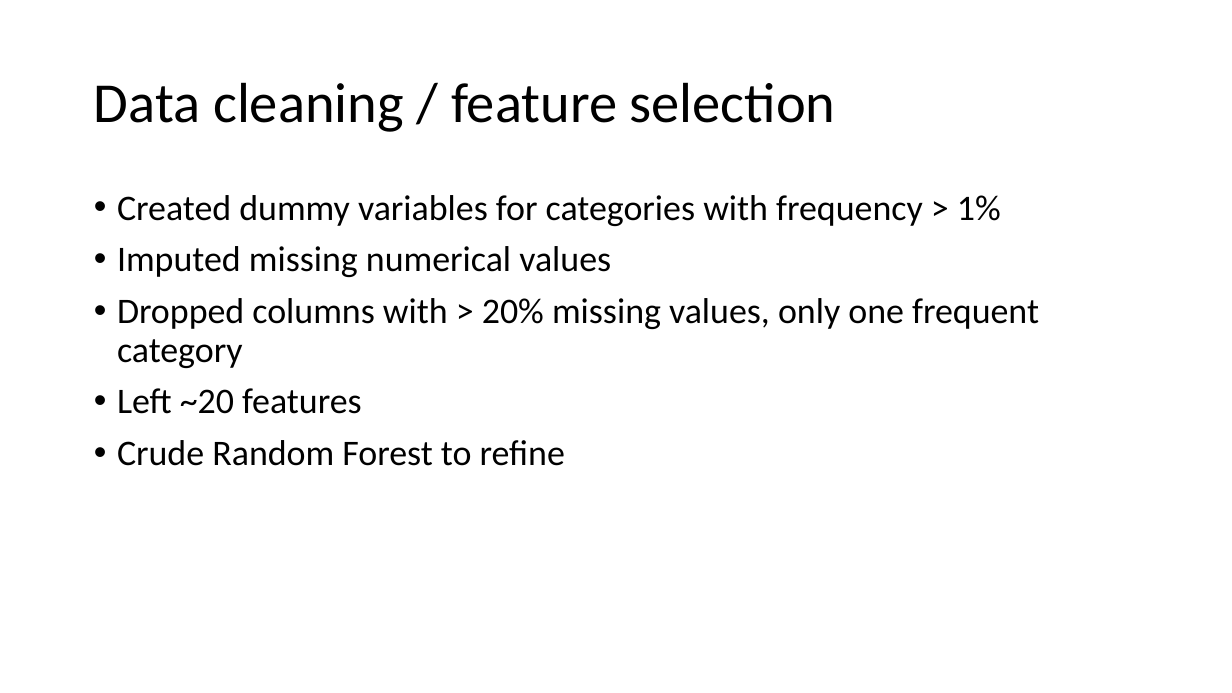
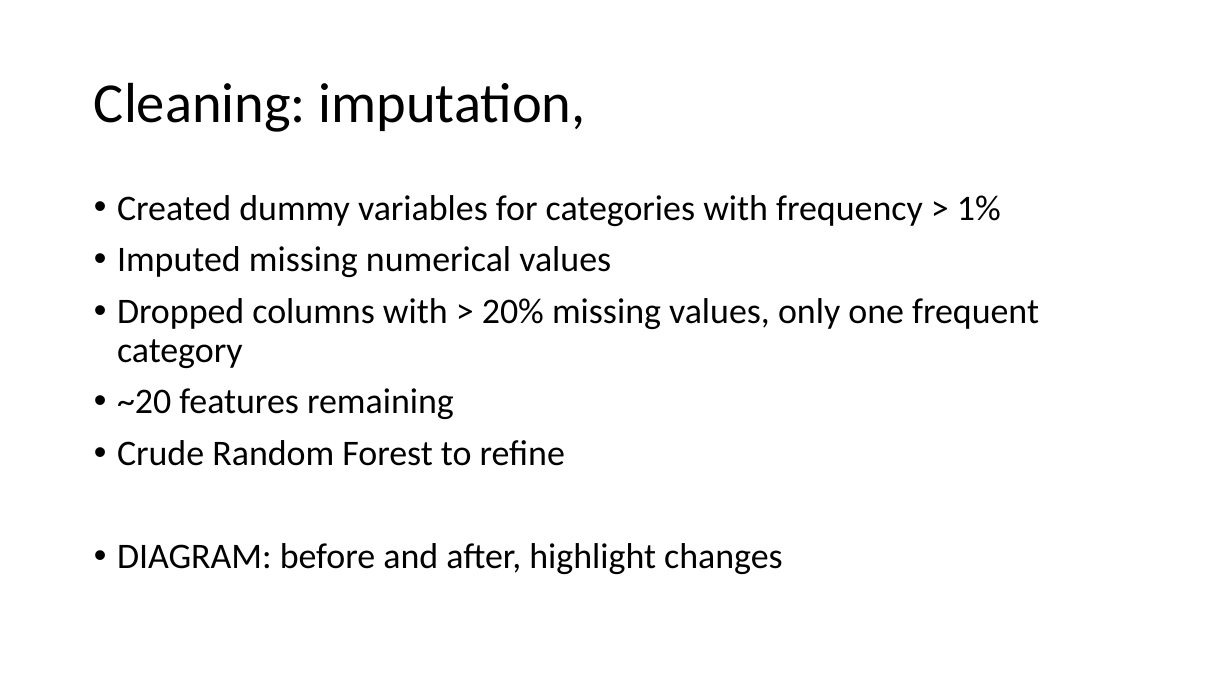
Before and after one commit to TheErdosInstitute-Summer2025-Project/aviation-project, a slide deck: slide 4 of checkpoints/presentation.pptx. Drawn at 1232x693 pixels with LibreOffice and Linux fonts; fonts in the diff are those of the drawing. Boxes give left, top, right and bottom in pixels: in the first picture for what was removed or moved away, otherwise in the second. Text is boxed around its words. In the diff, an @@ line names an element or a change of style, - is before the commit and + after.

```diff
--- a/checkpoints/presentation.pptx
+++ b/checkpoints/presentation.pptx
@@ title at box(94, 82, 586, 132): text changed @@
-Data cleaning / feature selection
+Cleaning: imputation,
@@ text at box(117, 388, 454, 419): text changed @@
-• Left ~20 features
+• ~20 features remaining
@@ text at box(117, 543, 783, 574): paragraph added @@
+• DIAGRAM: before and after, highlight changes
```
Also in this commit, not shown: 3 other slides changed, 10 other files.
